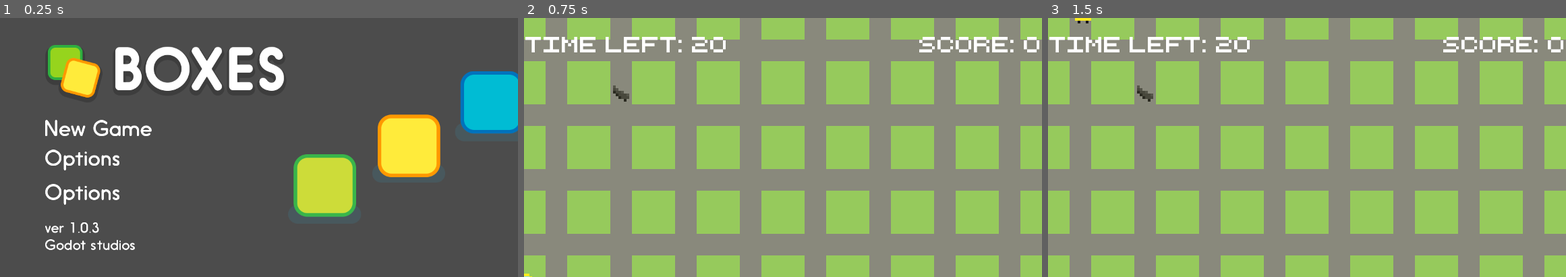
Above: before the commit, frames 1-3 (left to right).
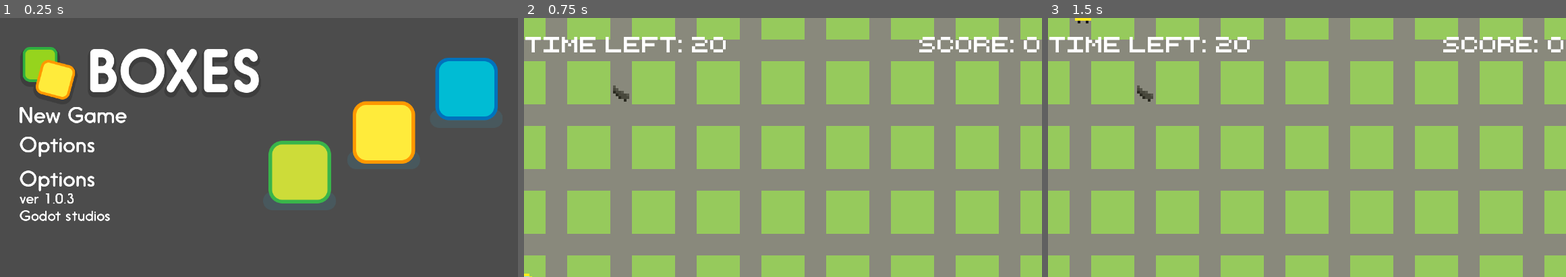
Above: after the commit, the same moments.

Repository: super-repair-bros/super-repair-bros
Game: Godot game, scene res://Scenes/TitleScreen/TitleScreen.tscn
Two runs of this game, one before a commit and one after it. Both use one fixed random seed, a clock stepped at 60 frames per second and the inputs below.
Inputs (mouse positions are in pixels of both pictures, inside the frame that each line leads up to; where the layout moved, square brackets give the same spot in the first picture):
- Up to frame 1 (0.25 s): no input
- Up to frame 2 (0.75 s): click (663, 113) [689, 129] at 0.5 s
- Up to frame 3 (1.5 s): tap Enter at 1.25 s; hold D (right) from 1.28 s (still down)

The runs differ from the first frame. In frame 1, 19% of the frame differs, in the area x 3-100%, y 10-90%; in frame 2, nothing differs; in frame 3, nothing differs.

Commit message:
repair animation

Diff:
--- a/Scenes/PlayerCar/PlayerCar.tscn
+++ b/Scenes/PlayerCar/PlayerCar.tscn
@@ -1,17 +1,32 @@
-[gd_scene load_steps=5 format=2]
+[gd_scene load_steps=9 format=2]
 
 [ext_resource path="res://Scenes/PlayerCar/PlayerCar.gd" type="Script" id=1]
 [ext_resource path="res://Assets/Graphics/objects/repair_car.png" type="Texture" id=2]
+[ext_resource path="res://Assets/Graphics/objects/repair_car_blink2.png" type="Texture" id=3]
+[ext_resource path="res://Assets/Graphics/objects/repair_car_blink1.png" type="Texture" id=4]
 
 [sub_resource type="RectangleShape2D" id=1]
 extents = Vector2( 3.06412, 3.00299 )
 
-[sub_resource type="Animation" id=2]
+[sub_resource type="SpriteFrames" id=5]
+animations = [ {
+"frames": [ ExtResource( 2 ) ],
+"loop": true,
+"name": "idle",
+"speed": 5.0
+}, {
+"frames": [ ExtResource( 4 ), ExtResource( 3 ) ],
+"loop": true,
+"name": "repair",
+"speed": 5.0
+} ]
+
+[sub_resource type="Animation" id=3]
 resource_name = "idle"
 length = 0.4
 loop = true
 tracks/0/type = "value"
-tracks/0/path = NodePath("Sprite:offset")
+tracks/0/path = NodePath("AnimatedSprite:position")
 tracks/0/interp = 1
 tracks/0/loop_wrap = true
 tracks/0/imported = false
@@ -23,15 +38,34 @@
 "values": [ Vector2( 0, 0 ), Vector2( 0, -0.9 ), Vector2( 0, -1.3 ), Vector2( 0, -0.7 ), Vector2( 0, 0 ) ]
 }
 
+[sub_resource type="Animation" id=4]
+resource_name = "repair"
+length = 0.4
+loop = true
+tracks/0/type = "value"
+tracks/0/path = NodePath("AnimatedSprite:frame")
+tracks/0/interp = 1
+tracks/0/loop_wrap = true
+tracks/0/imported = false
+tracks/0/enabled = true
+tracks/0/keys = {
+"times": PoolRealArray( 0, 0.2, 0.4 ),
+"transitions": PoolRealArray( 1, 1, 1 ),
+"update": 1,
+"values": [ 1, 0, 1 ]
+}
+
 [node name="MyCar" type="KinematicBody2D"]
 script = ExtResource( 1 )
 
 [node name="CollisionShape2D" type="CollisionShape2D" parent="."]
 shape = SubResource( 1 )
 
-[node name="Sprite" type="Sprite" parent="."]
-texture = ExtResource( 2 )
-offset = Vector2( 0, -1.03216 )
+[node name="AnimatedSprite" type="AnimatedSprite" parent="."]
+position = Vector2( 0, -0.114633 )
+frames = SubResource( 5 )
+animation = "idle"
 
 [node name="AnimationPlayer" type="AnimationPlayer" parent="."]
-anims/idle = SubResource( 2 )
+anims/idle = SubResource( 3 )
+anims/repair = SubResource( 4 )
--- a/Scenes/TitleScreen/TitleScreen.tscn
+++ b/Scenes/TitleScreen/TitleScreen.tscn
@@ -10,8 +10,8 @@
 [node name="TitleScreen" type="Control"]
 anchor_right = 1.0
 anchor_bottom = 1.0
-margin_right = 960.0
-margin_bottom = 480.0
+margin_right = 128.0
+margin_bottom = -24.0
 script = ExtResource( 1 )
 __meta__ = {
 "_edit_use_anchors_": false
@@ -20,21 +20,21 @@
 [node name="MainMenu" type="MarginContainer" parent="."]
 anchor_right = 1.0
 anchor_bottom = 1.0
-margin_left = 100.0
-margin_top = 60.0
-margin_right = -100.0
-margin_bottom = -60.0
+margin_left = 120.0
+margin_top = 80.0
+margin_right = -120.0
+margin_bottom = -80.0
 __meta__ = {
 "_edit_use_anchors_": false
 }
 
 [node name="HBoxContainer" type="HBoxContainer" parent="MainMenu"]
 margin_right = 1074.0
-margin_bottom = 456.0
+margin_bottom = 387.0
 
 [node name="VBoxContainer" type="VBoxContainer" parent="MainMenu/HBoxContainer"]
 margin_right = 537.0
-margin_bottom = 456.0
+margin_bottom = 387.0
 
 [node name="TitleLabel" type="TextureRect" parent="MainMenu/HBoxContainer/VBoxContainer"]
 margin_right = 537.0
@@ -44,49 +44,49 @@
 [node name="VBoxContainer" type="VBoxContainer" parent="MainMenu/HBoxContainer/VBoxContainer"]
 margin_top = 133.0
 margin_right = 537.0
-margin_bottom = 390.0
+margin_bottom = 321.0
 size_flags_vertical = 3
 custom_constants/separation = 30
 alignment = 1
 
 [node name="NewGameLabel" type="TextureButton" parent="MainMenu/HBoxContainer/VBoxContainer/VBoxContainer"]
-margin_top = 34.0
 margin_right = 537.0
-margin_bottom = 70.0
+margin_bottom = 36.0
 texture_normal = ExtResource( 4 )
 
 [node name="CreditsLabel" type="TextureButton" parent="MainMenu/HBoxContainer/VBoxContainer/VBoxContainer"]
-margin_top = 100.0
+margin_top = 66.0
 margin_right = 537.0
-margin_bottom = 146.0
+margin_bottom = 112.0
 texture_normal = ExtResource( 6 )
 
 [node name="ExitLabel" type="TextureButton" parent="MainMenu/HBoxContainer/VBoxContainer/VBoxContainer"]
-margin_top = 176.0
+margin_top = 142.0
 margin_right = 537.0
-margin_bottom = 222.0
+margin_bottom = 188.0
 texture_normal = ExtResource( 6 )
 
 [node name="VersionLabel" type="TextureRect" parent="MainMenu/HBoxContainer/VBoxContainer"]
-margin_top = 394.0
+margin_top = 325.0
 margin_right = 537.0
-margin_bottom = 456.0
+margin_bottom = 387.0
 texture = ExtResource( 2 )
 
 [node name="CenterContainer" type="CenterContainer" parent="MainMenu/HBoxContainer"]
 margin_left = 541.0
 margin_right = 1074.0
-margin_bottom = 456.0
+margin_bottom = 387.0
 size_flags_horizontal = 3
 size_flags_vertical = 3
 
 [node name="Characters" type="TextureRect" parent="MainMenu/HBoxContainer/CenterContainer"]
-margin_top = 58.0
+margin_top = 24.0
 margin_right = 533.0
-margin_bottom = 397.0
+margin_bottom = 363.0
 texture = ExtResource( 3 )
 
 [node name="Camera2D" type="Camera2D" parent="."]
+position = Vector2( 75.7607, 15.7323 )
 anchor_mode = 0
 current = true
 zoom = Vector2( 6, 6 )
--- a/Scenes/Wrack/Wrack.tscn
+++ b/Scenes/Wrack/Wrack.tscn
@@ -37,14 +37,13 @@
 [node name="Wrack" type="Node2D"]
 
 [node name="Arrow" type="Sprite" parent="."]
-position = Vector2( 0, -10.801 )
+position = Vector2( 3.8147e-06, -7.63291 )
 texture = ExtResource( 2 )
 
 [node name="StaticBody2D" type="StaticBody2D" parent="."]
 
 [node name="BrokenCar" type="Sprite" parent="StaticBody2D"]
 texture = ExtResource( 1 )
-flip_h = true
 
 [node name="CollisionShape2D" type="CollisionShape2D" parent="StaticBody2D"]
 position = Vector2( 0, -0.485968 )
Binary file added: Assets/Graphics/objects/repair_car_blink1.png
Not shown, added: Assets/Graphics/objects/repair_car_blink1.png.import
Binary file added: Assets/Graphics/objects/repair_car_blink2.png
Not shown, added: Assets/Graphics/objects/repair_car_blink2.png.import
